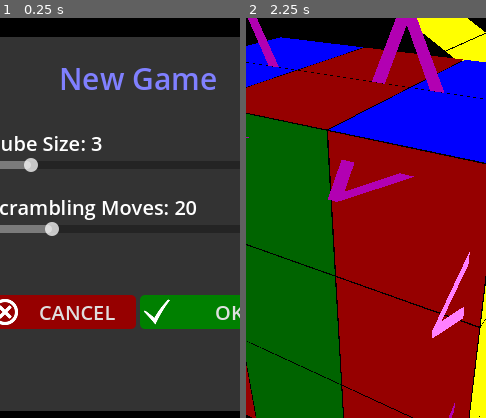
Above: before the commit, frames 1-2 (left to right).
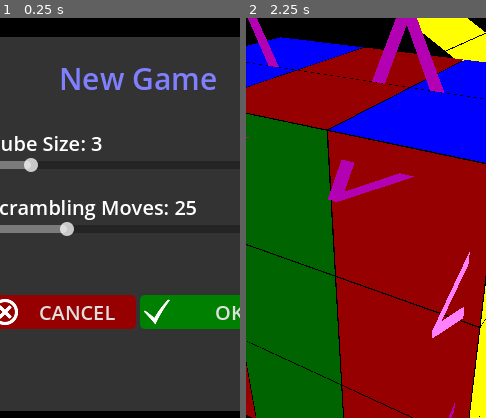
Above: after the commit, the same moments.

Repository: yannprada/n-cube
Game: Godot game, scene res://scenes/game/game.tscn
Two runs of this game, one before a commit and one after it. Both use one fixed random seed, a clock stepped at 60 frames per second and the inputs below.
Inputs (mouse positions are % of the whole screen's width and height, from its top left):
- Up to frame 1 (0.25 s): no input
- Up to frame 2 (2.25 s): click (90, 94) at 0.5 s; click (90, 94) at 1.25 s; click "OK" at 2 s
The pictures show only the part of the screen within x 21-71%, y 24-74%; the shares and areas given below are measured in that part.

The runs differ from the first frame. In frame 1, 0.4% of the frame differs, in the area x 18-82%, y 45-55%; in frame 2, nothing differs.

Commit message:
Saving with JSON file

Diff:
--- a/config.gd
+++ b/config.gd
@@ -1,6 +1,8 @@
 @export_range(2, 10) var cube_size: int = 3
 @export_range(0, 100) var scrambling_moves: int = 25
-@export_range(0, 2) var animation_length: float = 0.25
+@export_range(0, 2) var animation_length: float = 0.1
+
+var save_file_path: String = OS.get_user_data_dir() + '/config.json'
 
 
 func _init(c = 3, m = 25, d = 0.25) -> void:
@@ -11,3 +13,31 @@
 
 func get_scramble_time() -> float:
 	return scrambling_moves * animation_length
+
+
+func save() -> void:
+	var json_string = JSON.stringify({
+		'cube_size': cube_size,
+		'scrambling_moves': scrambling_moves,
+		'animation_length': animation_length,
+	})
+	var save_file = FileAccess.open(save_file_path, FileAccess.WRITE)
+	save_file.store_string(json_string)
+
+
+func load() -> void:
+	if not FileAccess.file_exists(save_file_path):
+		return
+
+	var save_file = FileAccess.open(save_file_path, FileAccess.READ)
+	var json_string = save_file.get_as_text()
+	if json_string is not String or json_string.length() <= 0:
+		return
+
+	var data = JSON.parse_string(json_string)
+	if not data:
+		return
+
+	cube_size = data['cube_size']
+	scrambling_moves = data['scrambling_moves']
+	animation_length = data['animation_length']
--- a/config.tres
+++ b/config.tres
@@ -1,9 +1,9 @@
-[gd_resource type="Resource" load_steps=2 format=3]
+[gd_resource type="Resource" load_steps=2 format=3 uid="uid://dcl4hnr4dyixa"]
 
-[ext_resource type="Script" path="res://config.gd" id="1_x30i3"]
+[ext_resource type="Script" uid="uid://cs6ww6gmhkiuc" path="res://config.gd" id="1_x30i3"]
 
 [resource]
 script = ExtResource("1_x30i3")
 cube_size = 3
-scrambling_moves = 20
+scrambling_moves = 25
 animation_length = 0.1
--- a/scenes/game/UI/UI.tscn
+++ b/scenes/game/UI/UI.tscn
@@ -13,6 +13,9 @@
 [ext_resource type="Texture2D" uid="uid://dydpbjqwigfvi" path="res://assets/zoom_in50pressed.png" id="7_1p530"]
 [ext_resource type="Texture2D" uid="uid://bwdakspwm64yb" path="res://assets/zoom_out50.png" id="8_v0fiw"]
 [ext_resource type="Texture2D" uid="uid://bysv816k3mqbn" path="res://assets/zoom_out50pressed.png" id="9_xqeyu"]
+
+[sub_resource type="LabelSettings" id="LabelSettings_1p530"]
+font_size = 10
 
 [sub_resource type="StyleBoxFlat" id="StyleBoxFlat_iotsf"]
 bg_color = Color(0.2, 0.2, 0.2, 1)
@@ -92,6 +95,22 @@
 script = ExtResource("1_lj5up")
 config = ExtResource("2_1p530")
 
+[node name="DebugContainer" type="MarginContainer" parent="."]
+visible = false
+layout_mode = 1
+anchors_preset = 10
+anchor_right = 1.0
+offset_bottom = 13.0
+grow_horizontal = 2
+theme_override_constants/margin_left = 10
+theme_override_constants/margin_top = 10
+
+[node name="Debug" type="Label" parent="DebugContainer"]
+unique_name_in_owner = true
+layout_mode = 2
+text = "debug text"
+label_settings = SubResource("LabelSettings_1p530")
+
 [node name="TopRight" type="MarginContainer" parent="."]
 layout_mode = 1
 anchors_preset = 1
--- a/scenes/game/UI/ui.gd
+++ b/scenes/game/UI/ui.gd
@@ -7,6 +7,7 @@
 
 
 func _ready() -> void:
+	config.load()
 	%SizeSlider.value = config.cube_size
 	%ScramblingSlider.value = config.scrambling_moves
 	%AnimationLength.value = config.animation_length
@@ -16,7 +17,7 @@
 func _on_new_game_ok_pressed() -> void:
 	config.cube_size = %SizeSlider.value
 	config.scrambling_moves = %ScramblingSlider.value
-	ResourceSaver.save(config)
+	config.save()
 	new_game.emit(config.cube_size, config.scrambling_moves)
 
 	%NewGamePanel.hide()
@@ -40,7 +41,7 @@
 func _on_options_ok_pressed() -> void:
 	%OptionsPanel.hide()
 	config.animation_length = %AnimationLength.value
-	ResourceSaver.save(config)
+	config.save()
 
 
 func _on_options_cancel_pressed() -> void:
Not shown, changed: export_presets.cfg
Not shown: 1 places in scenes/game/UI/UI.tscn that only renumber resources
Not shown: 1 places in scenes/game/world/world.tscn that only renumber resources
